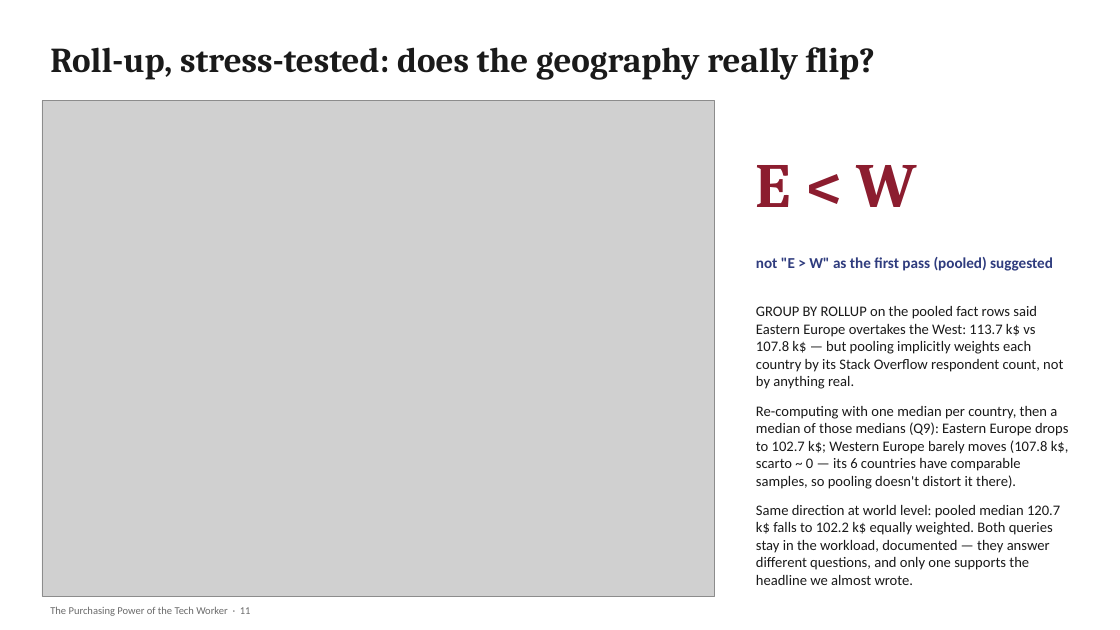
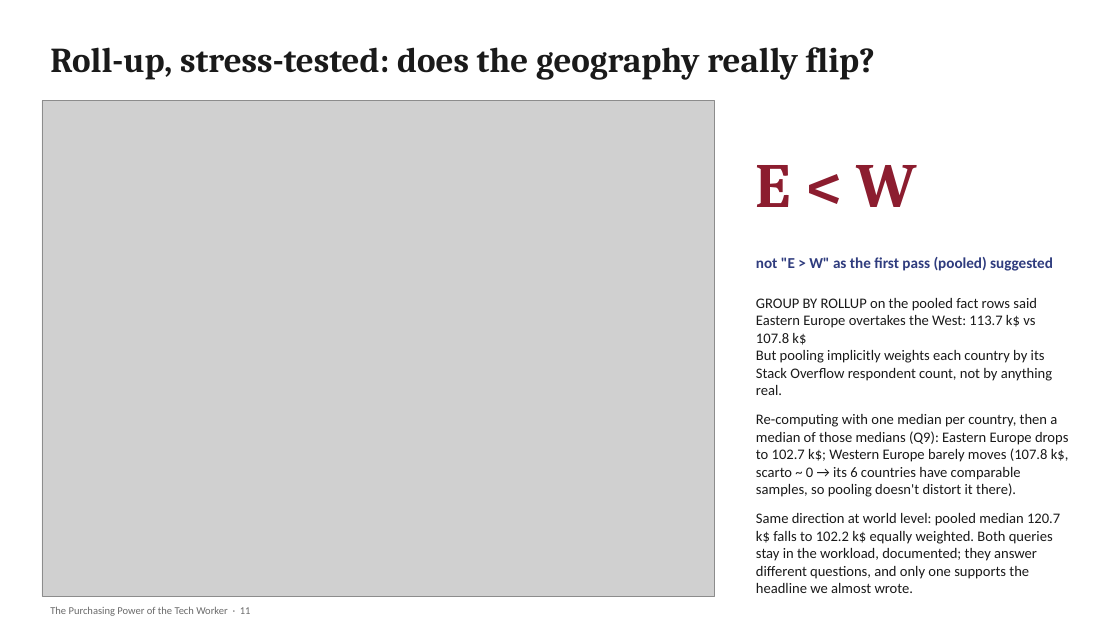
Before and after one commit to emasmisi/tech-worker-purchasing-power-dw, a slide deck: slide 11 of presentation/TechWorker_DW_Presentation.pptx. Drawn at 1120x630 pixels with LibreOffice and Linux fonts; fonts in the diff are those of the drawing; grey boxes stand for pictures. Boxes give left, top, right and bottom in pixels: in the first picture for what was removed or moved away, otherwise in the second. Text is boxed around its words. In the diff, an @@ line names an element or a change of style, - is before the commit and + after.

```diff
--- a/presentation/TechWorker_DW_Presentation.pptx
+++ b/presentation/TechWorker_DW_Presentation.pptx
@@ text at bbox=[756, 298, 1069, 593]: text changed @@
-GROUP BY ROLLUP on the pooled fact rows said Eastern Europe overtakes the West: 113.7 k$ vs 107.8 k$ — but pooling implicitly weights each country by its Stack Overflow respondent count, not by anything real.
-Re-computing with one median per country, then a median of those medians (Q9): Eastern Europe drops to 102.7 k$; Western Europe barely moves (107.8 k$, scarto ~ 0 — its 6 countries have comparable samples, so pooling doesn't distort it there).
-Same direction at world level: pooled median 120.7 k$ falls to 102.2 k$ equally weighted. Both queries stay in the workload, documented — they answer different questions, and only one supports the headline we almost wrote.
+GROUP BY ROLLUP on the pooled fact rows said Eastern Europe overtakes the West: 113.7 k$ vs 107.8 k$
+But pooling implicitly weights each country by its Stack Overflow respondent count, not by anything real.
+Re-computing with one median per country, then a median of those medians (Q9): Eastern Europe drops to 102.7 k$; Western Europe barely moves (107.8 k$, scarto ~ 0 → its 6 countries have comparable samples, so pooling doesn't distort it there).
+Same direction at world level: pooled median 120.7 k$ falls to 102.2 k$ equally weighted. Both queries stay in the workload, documented; they answer different questions, and only one supports the headline we almost wrote.
```
Also in this commit, not shown: 15 other slides changed, 4 other files.
